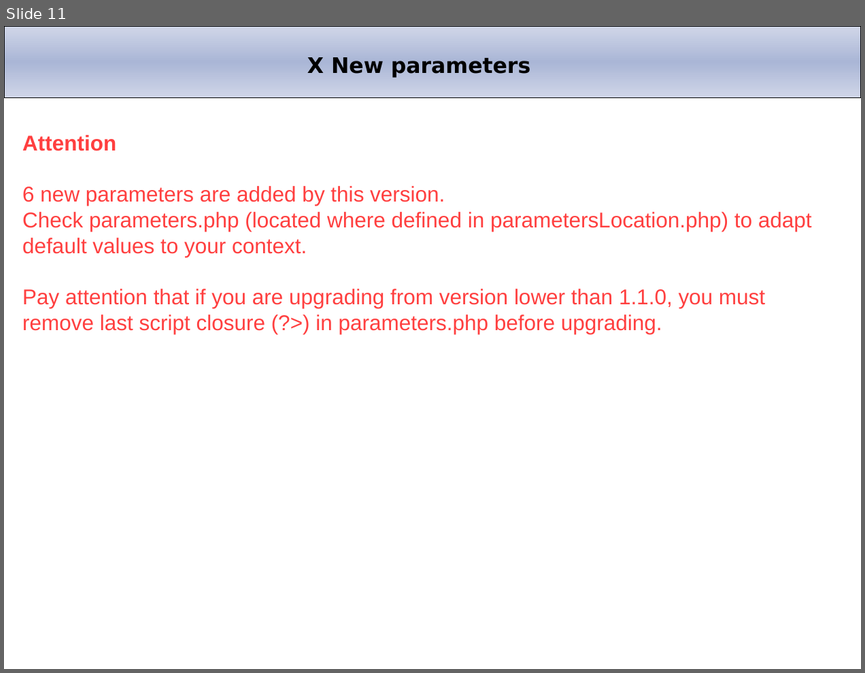
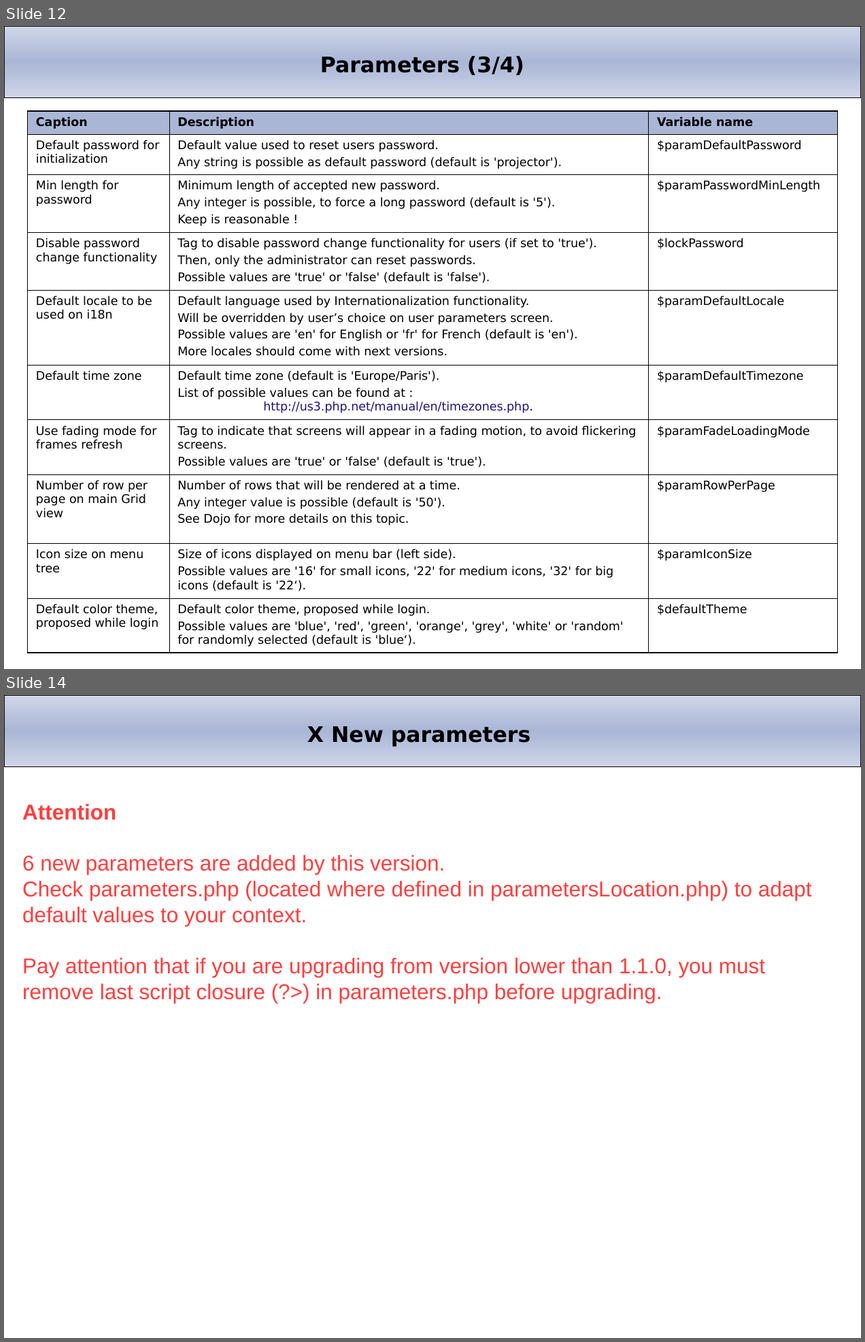
Before and after one commit to projeqtor/main, a slide deck: branches/V1.4/projector/manual/Project'Or RIA.ppt. Shown one above the other, each under a label of ours: slide 11 before the commit, slides 12 and 14 after it; the slides between them are not shown. The pictures are 865x673 and 865x1342 pixels, drawn with LibreOffice and Linux fonts; fonts in the diff are those of the drawing; background and template pictures are left out. Boxes give left, top, right and bottom in pixels: in the first picture for what was removed or moved away, otherwise in the second. Text is boxed around its words. In the diff, an @@ line names an element or a change of style, - is before the commit and + after.

```diff
--- a/branches/V1.4/projector/manual/Project'Or RIA.ppt
+++ b/branches/V1.4/projector/manual/Project'Or RIA.ppt
@@ slide 12 added at <box>4,26,861,669</box>, background #FFFFFF; not listed: 1 template element that a slide beside it also shows @@
@@ title added at <box>320,56,524,75</box>, 18 pt, text #000000, bold @@
+Parameters (3/4)
@@ table added at <box>27,111,836,649</box>, 10 rows, 3 columns @@
+Caption | Description | Variable name
+Default password for initialization | Default value used to reset users password. / Any string is possible as default password (default is 'projector'). | $paramDefaultPassword
+Min length for password | Minimum length of accepted new password. / Any integer is possible, to force a long password (default is '5'). / Keep is reasonable ! | $paramPasswordMinLength
+Disable password change functionality | Tag to disable password change functionality for users (if set to 'true'). / Then, only the administrator can reset passwords. / Possible values are 'true' or 'false' (default is 'false'). | $lockPassword
+Default locale to be used on i18n | Default language used by Internationalization functionality. / Will be overridden by user’s choice on user parameters screen. / Possible values are 'en' for English or 'fr' for French (default is 'en'). / More locales should come with next versions. | $paramDefaultLocale
+Default time zone | Default time zone (default is 'Europe/Paris'). / List of possible values can be found at : http://us3.php.net/manual/en/timezones.php. | $paramDefaultTimezone
+Use fading mode for frames refresh | Tag to indicate that screens will appear in a fading motion, to avoid flickering screens. / Possible values are 'true' or 'false' (default is 'true'). | $paramFadeLoadingMode
+Number of row per page on main Grid view | Number of rows that will be rendered at a time. / Any integer value is possible (default is '50'). / See Dojo for more details on this topic. | $paramRowPerPage
+Icon size on menu tree | Size of icons displayed on menu bar (left side). / Possible values are '16' for small icons, '22' for medium icons, '32' for big icons (default is '22‘). | $paramIconSize
+Default color theme, proposed while login | Default color theme, proposed while login. / Possible values are 'blue', 'red', 'green', 'orange', 'grey', 'white' or 'random' for randomly selected (default is 'blue‘). | $defaultTheme
@@ what was slide 11 is now slide 14 @@
```
Also in this commit, not shown: 2 slides changed, 7 other slides added, 1 slide removed, 1 other file.
